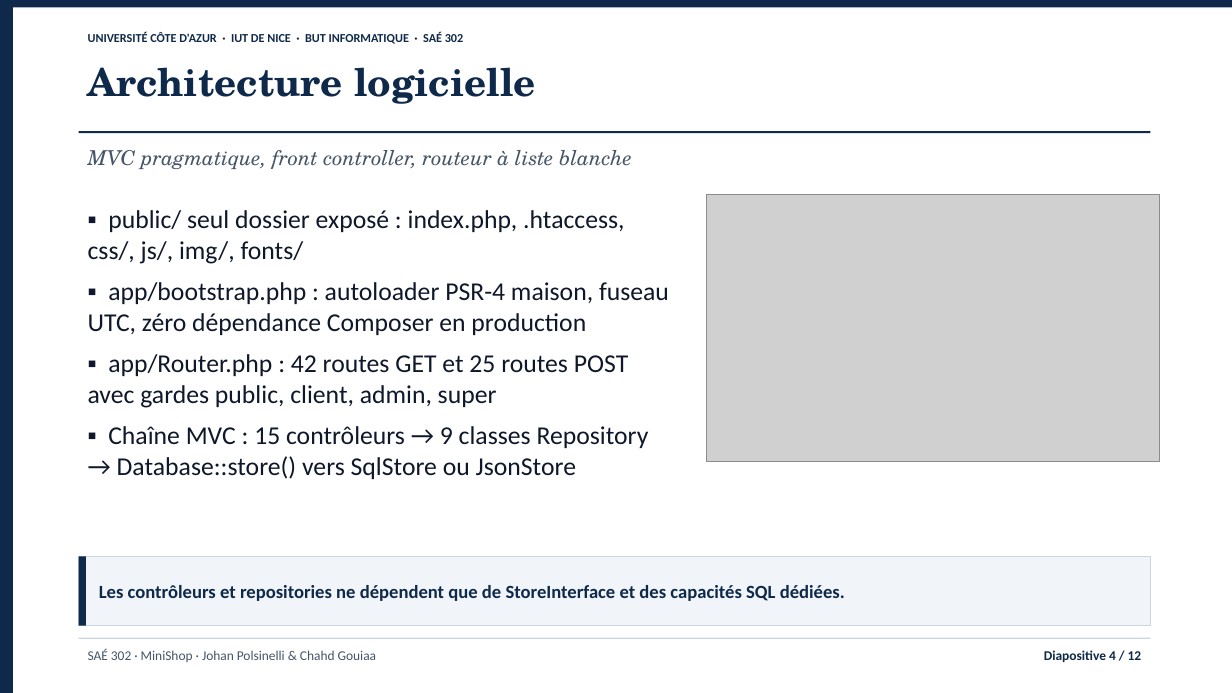
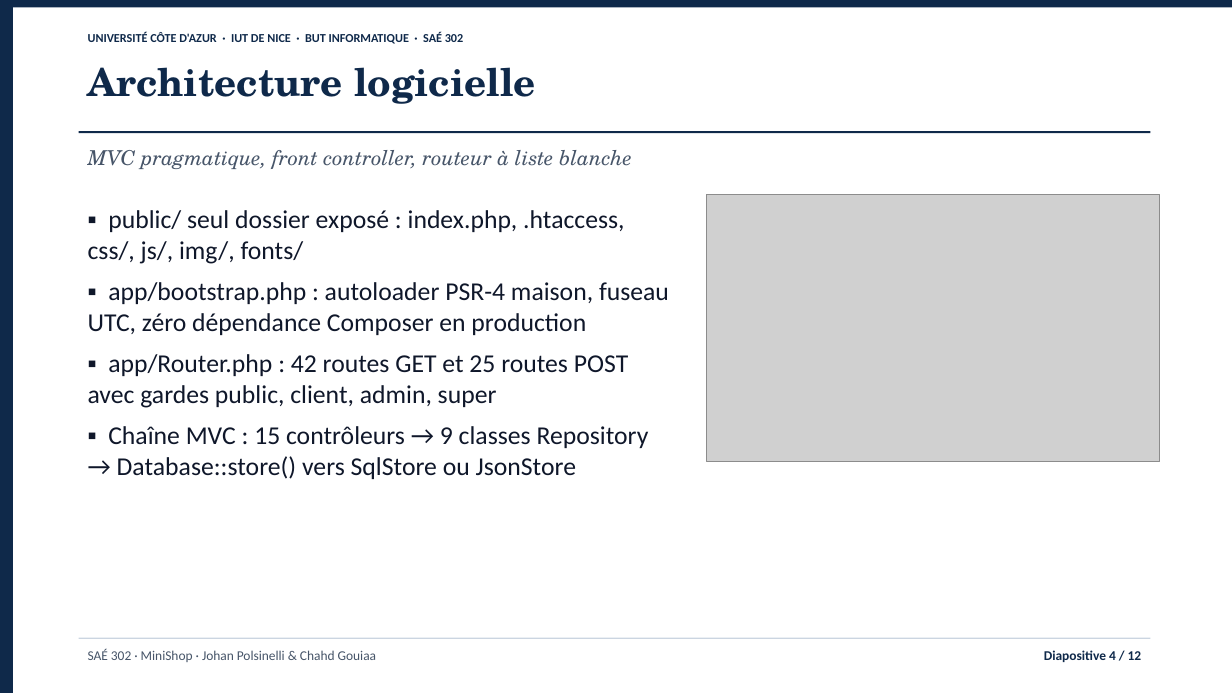
Before and after one commit to jojo8356/SAE-302, a slide deck: slide 4 of livrables/minishop-soutenance.pptx. Drawn at 1232x693 pixels with LibreOffice and Linux fonts; fonts in the diff are those of the drawing; grey boxes stand for pictures. Boxes give left, top, right and bottom in pixels: in the first picture for what was removed or moved away, otherwise in the second. Text is boxed around its words. In the diff, an @@ line names an element or a change of style, - is before the commit and + after.

```diff
--- a/livrables/minishop-soutenance.pptx
+++ b/livrables/minishop-soutenance.pptx
@@ rectangle removed at <box>79,556,1151,626</box> @@
-Les contrôleurs et repositories ne dépendent que de StoreInterface et des capacités SQL dédiées.
@@ rectangle removed at <box>79,556,86,626</box> @@
```
Also in this commit, not shown: 10 other slides changed, 4 other files.
